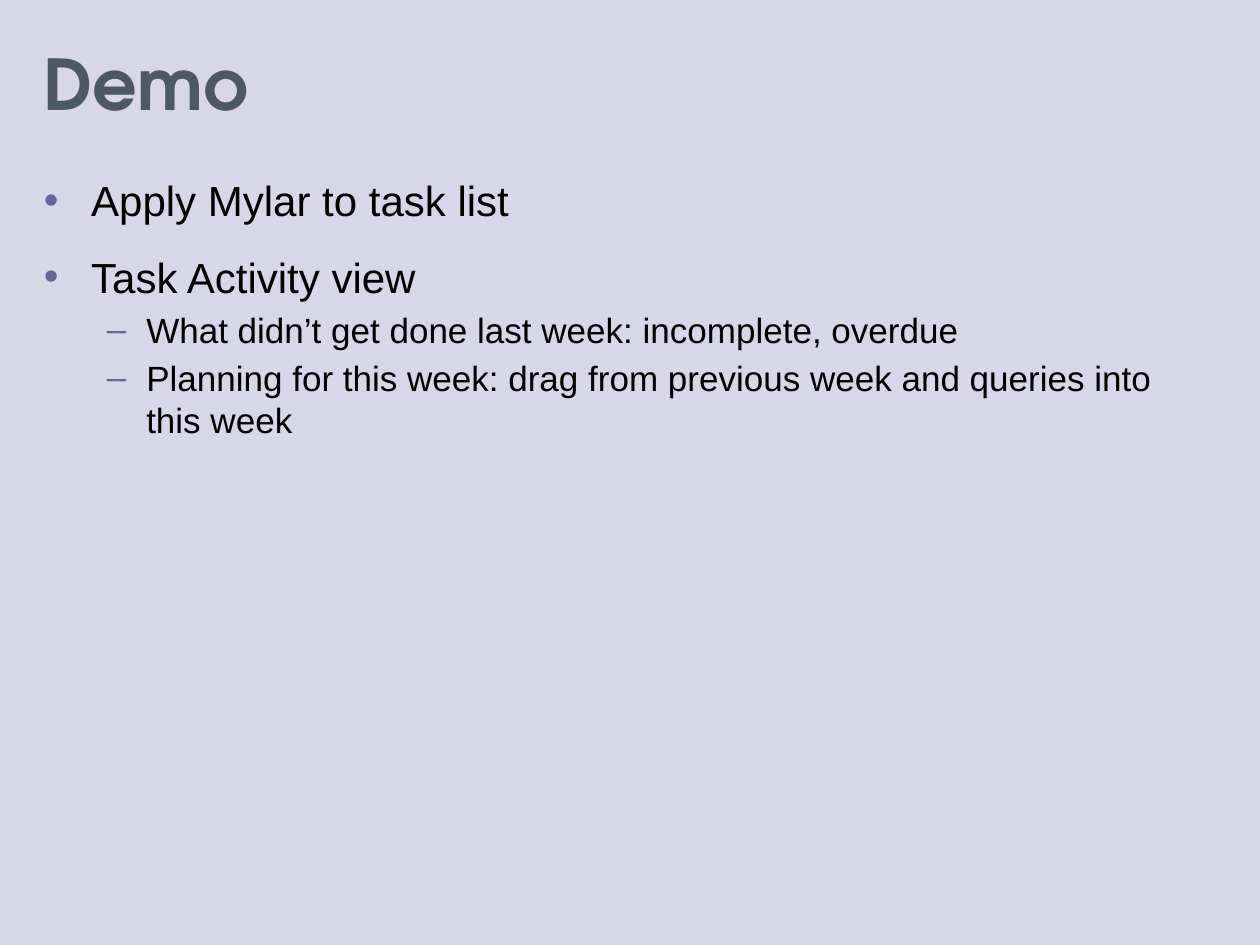
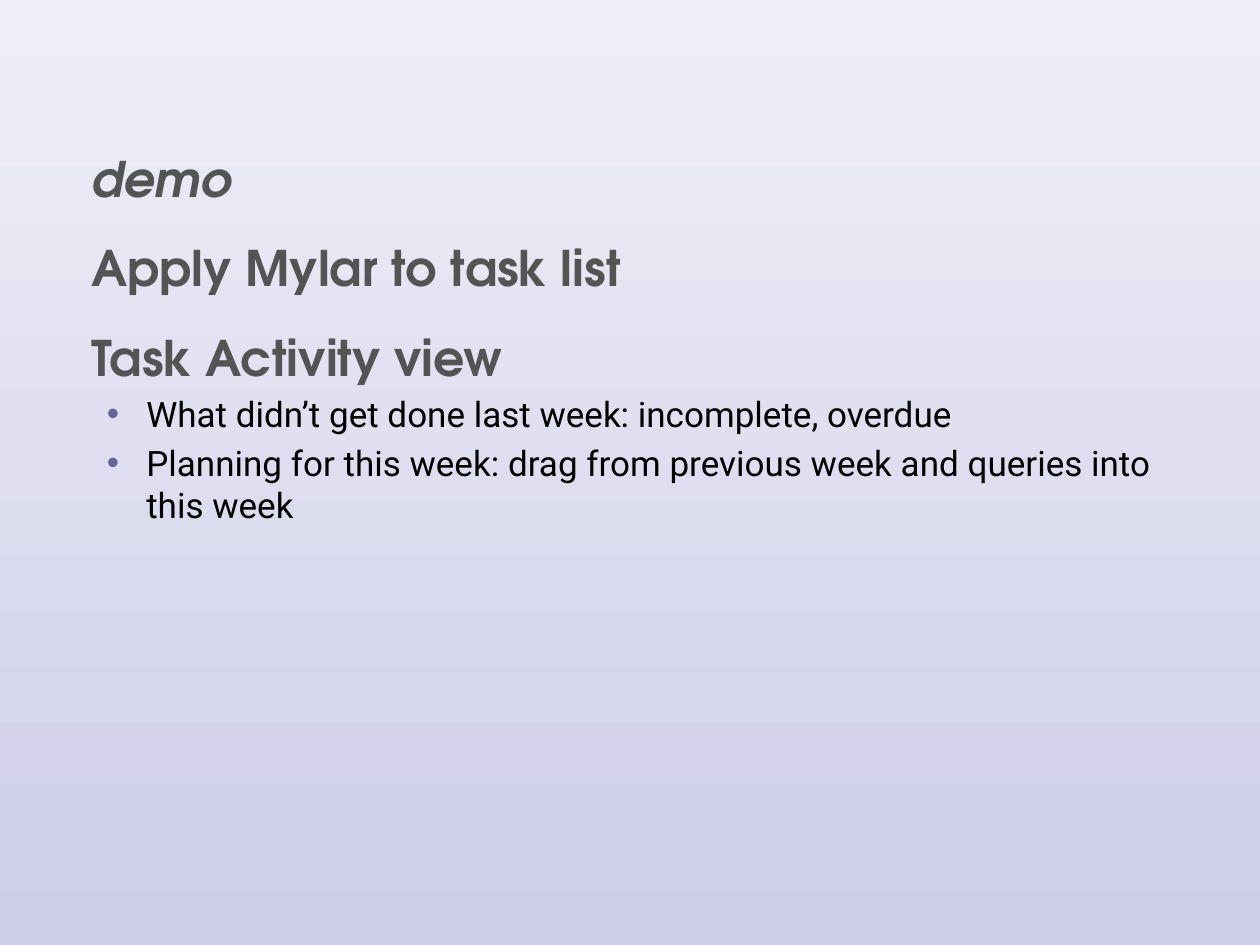
Before and after one commit to eclipse-mylyn/mylyn-website, a slide deck: slide 14 of publications/2006-03-mylar-eclipsecon.ppt (slide 11 before the commit). Drawn at 1260x945 pixels with LibreOffice and Linux fonts; fonts in the diff are those of the drawing. Boxes give left, top, right and bottom in pixels: in the first picture for what was removed or moved away, otherwise in the second. Text is boxed around its words. In the diff, an @@ line names an element or a change of style, - is before the commit and + after.

```diff
--- a/publications/2006-03-mylar-eclipsecon.ppt
+++ b/publications/2006-03-mylar-eclipsecon.ppt
@@ rectangle at [0, 0, 1260, 945]: fill #D8D7E9 to gradient #F0EFF8 to #CDCDE8 @@
@@ title removed at [44, 58, 248, 111] @@
-Demo
@@ text "demo": place and size @@
-text "demo" at [91, 185, 1150, 434]
+text "demo" at [91, 161, 1150, 519]
@@ text at [91, 161, 232, 198]: paragraph added @@
+  demo
@@ text at [91, 248, 1150, 519]: size 24 to 28 pt, font Arial to TeX Gyre Adventor, text colour #000000 to #535454, bold on in "Apply Mylar to task list", "Task Activity view"; font Arial to Roboto in "What didn’t get done last week: incomplete, ...", "Planning for this week: drag from previous ..."; bullet • to  ; more space between paragraphs; bullet – to • @@
```
Also in this commit, not shown: 15 other slides changed, 4 slides added, 1 slide removed, 1 other file.
